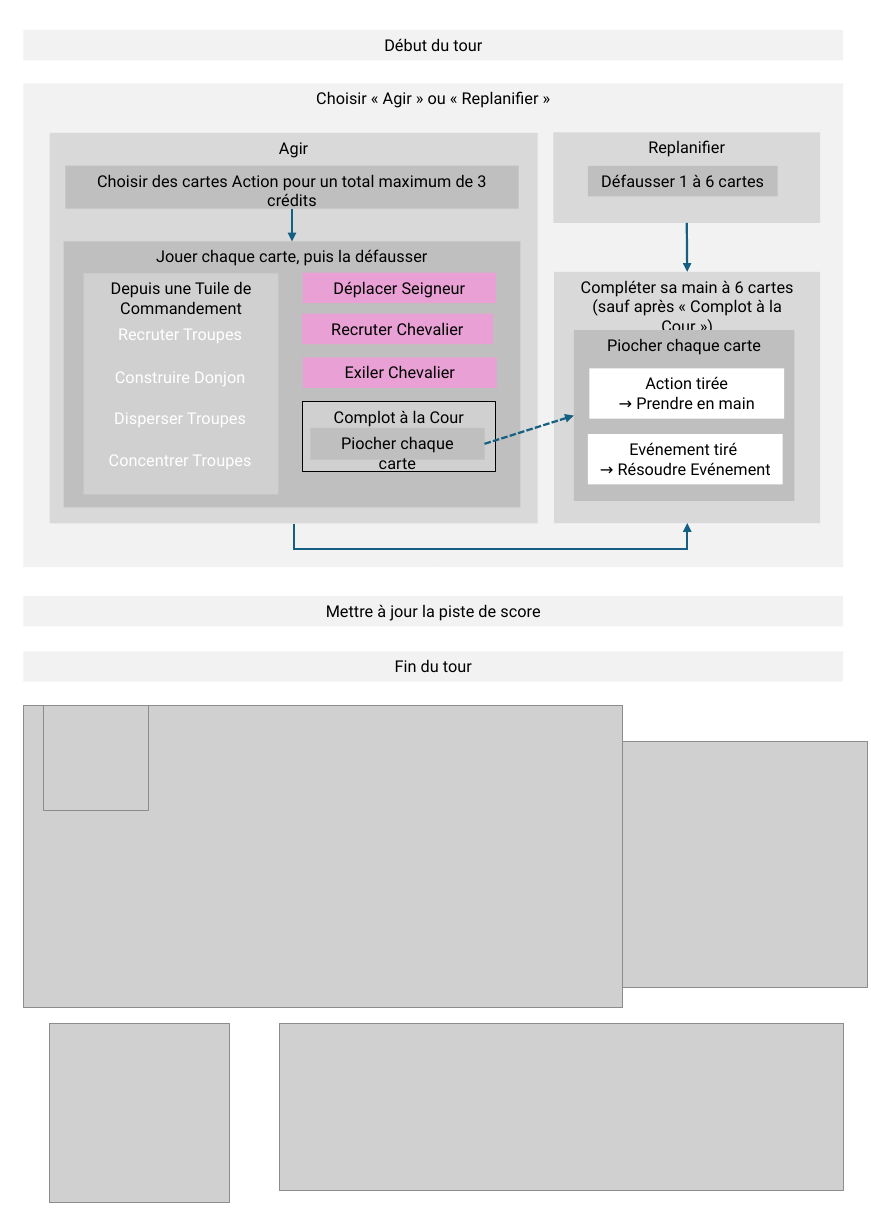
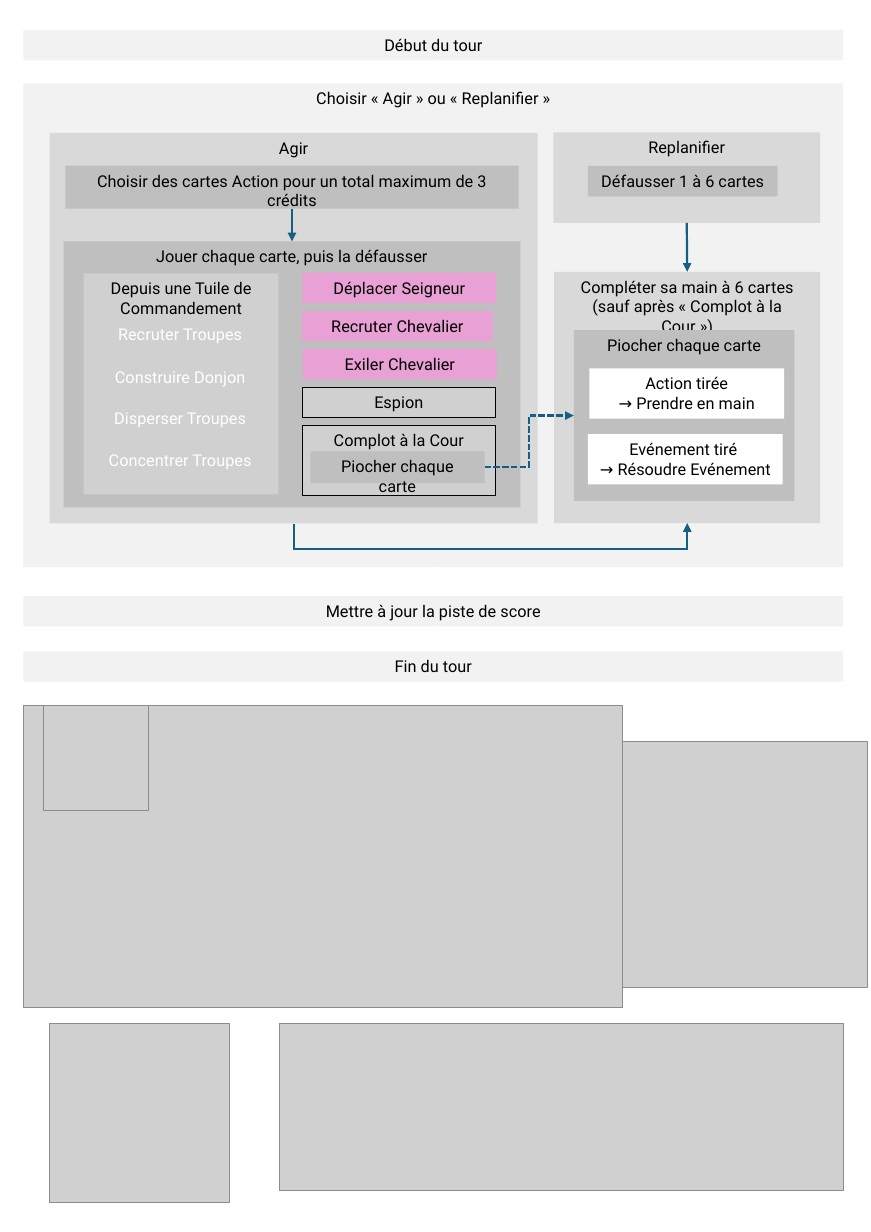
Before and after one commit to LucasBorboleta/Terre-de-Barons, a slide deck: slide 1 of pictures/Memos/memo-fr.pptx. Drawn at 871x1232 pixels with LibreOffice and Linux fonts; fonts in the diff are those of the drawing; grey boxes stand for pictures; background and template pictures are left out. Boxes give left, top, right and bottom in pixels: in the first picture for what was removed or moved away, otherwise in the second. Text is boxed around its words. In the diff, an @@ line names an element or a change of style, - is before the commit and + after.

Commit message:
Première réécriture avec Espion et nouveau second deck

```diff
--- a/pictures/Memos/memo-fr.pptx
+++ b/pictures/Memos/memo-fr.pptx
@@ rectangle "Exiler Chevalier": place and size @@
-rectangle "Exiler Chevalier" at bbox=[303, 357, 497, 388]
+rectangle "Exiler Chevalier" at bbox=[303, 349, 497, 379]
@@ picture added at bbox=[302, 387, 496, 417], 11.2 pt, text #000000 @@
+Espion
@@ arrow moved from (484, 443) - (574, 415) to (484, 467) - (574, 415) @@
@@ arrow (484, 467) - (574, 415): arrow to elbow arrow @@
@@ picture "Complot à la Cour": place and size @@
-picture "Complot à la Cour" at bbox=[302, 401, 496, 472]
+picture "Complot à la Cour" at bbox=[302, 424, 496, 495]
@@ rectangle "Piocher chaque carte": place and size @@
-rectangle "Piocher chaque carte" at bbox=[311, 428, 484, 459]
+rectangle "Piocher chaque carte" at bbox=[311, 451, 484, 482]
```
Also in this commit, not shown: 3 other files.
